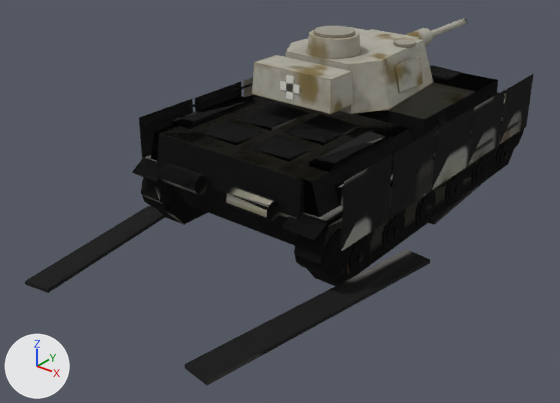
What one commit did to the glTF model public/models/flammpanzer3_winter.glb.
Before and after are seen from a camera (50 mm lens) standing at (5.72, -8.82, 4.85) and looking at (-0.19, -1.42, 0.26). Arrows for +X, +Y and +Z are at lower left; the lights stay in place. The picture after the commit comes second. Vertices at exactly the same position are counted once.

Objects in the first picture: 'hull_ok', 'hull_trackL', 'hull_trackR', 'turret_ok'.
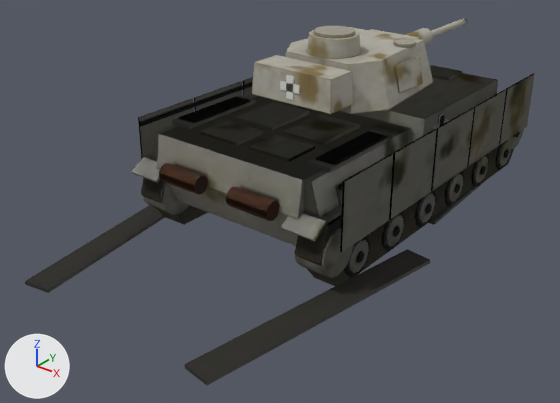
What changed in the scene script:
```text
Change img_hull_ok:
    img_hull_ok: load_image('hull_ok', '_unpacked/hull_ok', 512, 512, 'sRGB') -> load_image('hull_ok', '_unpacked/hull_ok', 1024, 1024, 'sRGB')
Change img_hull_trackl:
    img_hull_trackl: load_image('hull_trackL', '_unpacked/hull_trackL', 512, 512, 'sRGB') -> load_image('hull_trackL', '_unpacked/hull_trackL', 1024, 1024, 'sRGB')
Change me_flammpanzer3_hull_001:
    remove me_flammpanzer3_hull_001.from_pydata(...)  # 1388 vertices, 2298 faces; spans x -1.59..1.59, y -2.96..2.94, z 0.0..1.59
    add me_flammpanzer3_hull_001.from_pydata(...)  # 1612 vertices, 2776 faces; spans x -1.6..1.6, y -2.96..2.94, z 0.0..1.59
    me_flammpanzer3_hull_001 part 1: 14 vertices moved from x -1.52..1.52, y -0.46..2.08, z 0.22..0.34 to x -1.51..1.51, y -0.45..2.09, z 0.23..0.33; 110 vertices removed from x -1.57..1.57, y -2.95..2.93, z 0.22..1.57; 236 vertices added at x -1.57..1.57, y -2.96..2.94, z 0.22..1.59
    me_flammpanzer3_hull_001 part 2: 294 kept faces spanning x -1.51..1.51, y -2.96..2.78, z 0.0..1.55 get new texture (UV) coordinates
    other edits to the shape of me_flammpanzer3_hull_001 do not show in these pictures
Change me_flammpanzer3_hull_003:
    remove me_flammpanzer3_hull_003.from_pydata(...)  # 1390 vertices, 2298 faces; spans x -2.0..1.59, y -4.61..2.94, z 0.0..1.59
    add me_flammpanzer3_hull_003.from_pydata(...)  # 1616 vertices, 2780 faces; spans x -2.0..1.6, y -4.61..2.94, z 0.0..1.59
    me_flammpanzer3_hull_003 part 3: a new loose piece, an 8-sided cylinder along x spanning x 1.21..1.51, y -1.28..-1.15, z 0.22..0.34, in mat_hull_trackl (picture img_hull_trackl)
    me_flammpanzer3_hull_003 part 4: a new loose piece, a box spanning x -1.603..-1.577, y -2.58..-1.6, z 0.62..1.47, in mat_hull_trackl (picture img_hull_trackl)
    me_flammpanzer3_hull_003 part 5: a new loose piece, a box spanning x -1.603..-1.577, y -1.56..-0.58, z 0.62..1.47, in mat_hull_trackl (picture img_hull_trackl)
    me_flammpanzer3_hull_003 part 6: a new loose piece, a box spanning x -1.603..-1.577, y -0.54..0.44, z 0.62..1.47, in mat_hull_trackl (picture img_hull_trackl)
    me_flammpanzer3_hull_003 part 7: a new loose piece, a box spanning x 1.577..1.603, y -2.58..-1.6, z 0.62..1.47, in mat_hull_trackl (picture img_hull_trackl)
    me_flammpanzer3_hull_003 part 8: a new loose piece, a box spanning x 1.577..1.603, y -1.56..-0.58, z 0.62..1.47, in mat_hull_trackl (picture img_hull_trackl)
    me_flammpanzer3_hull_003 part 9: a new loose piece, a box spanning x 1.577..1.603, y -0.54..0.44, z 0.62..1.47, in mat_hull_trackl (picture img_hull_trackl)
    me_flammpanzer3_hull_003 part 10: a new loose piece, a box spanning x 1.577..1.603, y 0.48..1.46, z 0.62..1.47, in mat_hull_trackl (picture img_hull_trackl)
    me_flammpanzer3_hull_003 part 11: a new loose piece, a box spanning x 1.577..1.603, y 1.5..2.48, z 0.62..1.47, in mat_hull_trackl (picture img_hull_trackl)
    me_flammpanzer3_hull_003 part 12: 14 vertices moved from x -1.52..1.52, y -0.46..2.08, z 0.22..0.34 to x -1.51..1.51, y -0.45..2.09, z 0.23..0.33; 114 vertices removed from x -1.57..1.57, y -2.95..2.93, z 0.22..1.57; 242 vertices added at x -1.57..1.57, y -2.96..2.94, z 0.22..1.59
    me_flammpanzer3_hull_003 part 13: 290 kept faces spanning x -2.0..1.51, y -4.61..2.78, z 0.0..1.55 get new texture (UV) coordinates
    other edits to the shape of me_flammpanzer3_hull_003 do not show in these pictures
Change me_flammpanzer3_hull_005:
    remove me_flammpanzer3_hull_005.from_pydata(...)  # 1390 vertices, 2298 faces; spans x -1.59..2.0, y -4.61..2.94, z 0.0..1.59
    add me_flammpanzer3_hull_005.from_pydata(...)  # 1616 vertices, 2780 faces; spans x -1.6..2.0, y -4.61..2.94, z 0.0..1.59
    me_flammpanzer3_hull_005 part 14: 15 loose pieces with 78 vertices, spanning x -1.59..1.59, y -2.58..2.48, z 0.22..1.47, are deleted
    me_flammpanzer3_hull_005 part 15: 14 vertices moved from x -1.52..1.52, y -0.46..2.08, z 0.22..0.34 to x -1.51..1.51, y -0.45..2.09, z 0.23..0.33; 114 vertices removed from x -1.57..1.57, y -2.95..2.93, z 0.22..1.57; 242 vertices added at x -1.57..1.57, y -2.96..2.94, z 0.22..1.59
    me_flammpanzer3_hull_005 part 16: 274 kept faces spanning x -1.51..2.0, y -4.61..2.78, z 0.0..1.55 get new texture (UV) coordinates
    other edits to the shape of me_flammpanzer3_hull_005 do not show in these pictures
```

Changed parts and their boxes [x1, y1, x2, y2] in the pictures (560 x 403 px; the box of a moved part takes in the faces that stretch with it):
'hull_trackL', surface changed, reshaped (mostly hidden before)
    before: [25, 114, 514, 293]
    after: [25, 65, 535, 293]
'hull_ok', surface changed
    both: [141, 73, 512, 274]
part 1 of me_flammpanzer3_hull_001, built on
    before: [141, 73, 506, 241]
part 2 of me_flammpanzer3_hull_001, surface changed
    before: [229, 117, 512, 226]
part 3 of me_flammpanzer3_hull_003, added
    after: [393, 227, 400, 236]
part 4 of me_flammpanzer3_hull_003, added
    after: [138, 99, 194, 159]
part 5 of me_flammpanzer3_hull_003, added
    after: [194, 81, 242, 111]
part 6 of me_flammpanzer3_hull_003, added (mostly hidden)
    after: [243, 77, 253, 97]
part 7 of me_flammpanzer3_hull_003, added
    after: [340, 154, 393, 252]
part 8 of me_flammpanzer3_hull_003, added
    after: [389, 129, 437, 219]
part 9 of me_flammpanzer3_hull_003, added
    after: [431, 108, 474, 191]
part 10 of me_flammpanzer3_hull_003, added
    after: [467, 90, 506, 166]
part 11 of me_flammpanzer3_hull_003, added
    after: [499, 73, 535, 145]
part 12 of me_flammpanzer3_hull_003, moved or reshaped (not visible before)
    after: [131, 65, 531, 262]
part 13 of me_flammpanzer3_hull_003, surface changed
    before: [26, 149, 514, 289]
    after: [26, 80, 514, 289]
part 14 of me_flammpanzer3_hull_005, deleted
    before: [139, 74, 533, 251]
part 15 of me_flammpanzer3_hull_005, moved or reshaped (not visible afterwards)
    before: [132, 65, 509, 263]
part 16 of me_flammpanzer3_hull_005, surface changed
    before: [160, 80, 507, 381]
    after: [160, 182, 430, 381]
